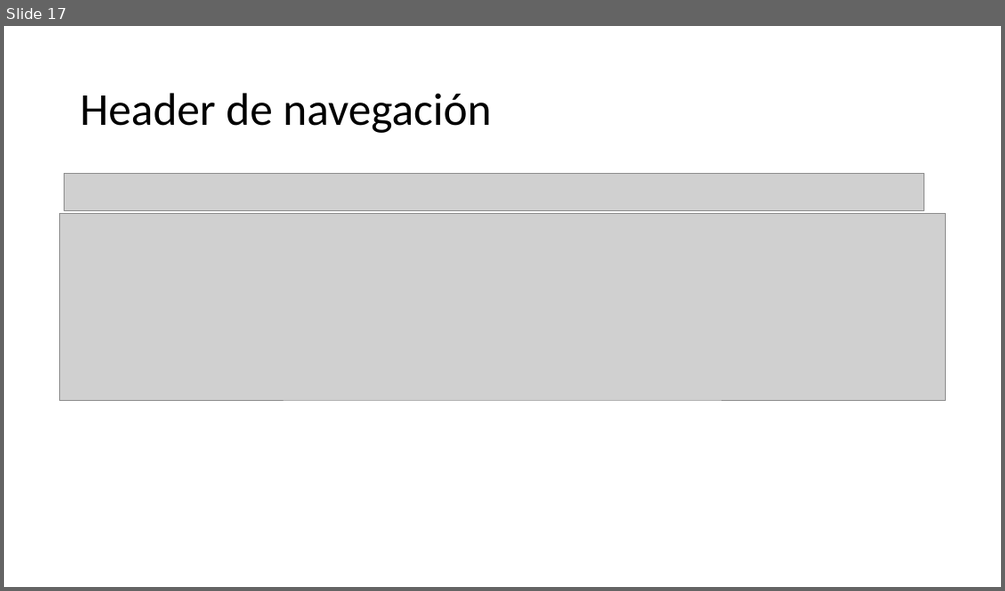
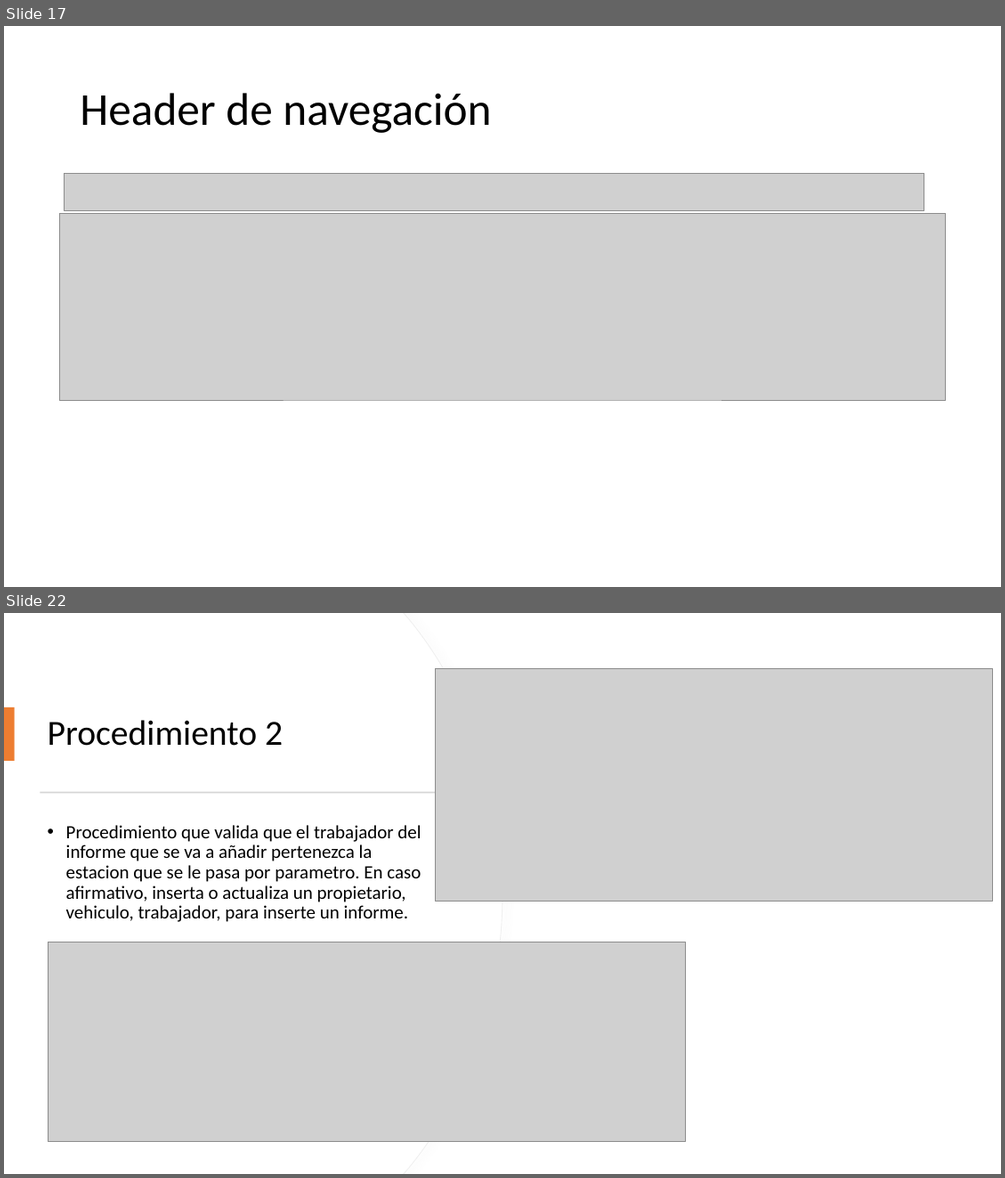
Before and after one commit to JiaChengZhang14/Proyecto_Grupal-ITV, a slide deck: comun/PresentacionITV.pptx. Shown one above the other, each under a label of ours: slide 17 before the commit, slides 17 and 22 after it; the slides between them are not shown. The pictures are 1005x591 and 1005x1178 pixels, drawn with LibreOffice and Linux fonts; fonts in the diff are those of the drawing; grey boxes stand for pictures. Boxes give left, top, right and bottom in pixels: in the first picture for what was removed or moved away, otherwise in the second. Text is boxed around its words. In the diff, an @@ line names an element or a change of style, - is before the commit and + after.

Commit message:
Memoria actualizada

```diff
--- a/comun/PresentacionITV.pptx
+++ b/comun/PresentacionITV.pptx
@@ slide 22 added at (x1=4, y1=613, x2=1001, y2=1174), background #FFFFFF @@
@@ freeform shape added at (x1=4, y1=613, x2=502, y2=1174), fill #FFFFFF, outline #EFEFEF 0.75 pt @@
@@ freeform shape added at (x1=4, y1=613, x2=502, y2=1174), fill #FFFFFF @@
@@ picture added at (x1=436, y1=668, x2=993, y2=900) @@
@@ rectangle added at (x1=4, y1=707, x2=15, y2=761), fill #ED7D31 @@
@@ title added at (x1=48, y1=720, x2=283, y2=746), 34 pt, text #000000 @@
+Procedimiento 2
@@ rectangle added at (x1=40, y1=792, x2=447, y2=793), fill #D5D5D5 @@
@@ text added at (x1=66, y1=825, x2=421, y2=922), 18 pt, text #000000 @@
+• Procedimiento que valida que el trabajador del informe que se va a añadir pertenezca la estacion que se le pasa por parametro. En caso afirmativo, inserta o actualiza un propietario, vehiculo, trabajador, para inserte un informe.
@@ picture added at (x1=48, y1=942, x2=685, y2=1141) @@
```
Also in this commit, not shown: 9 slides changed, 6 other slides added, 1 slide removed, 2 other files.
